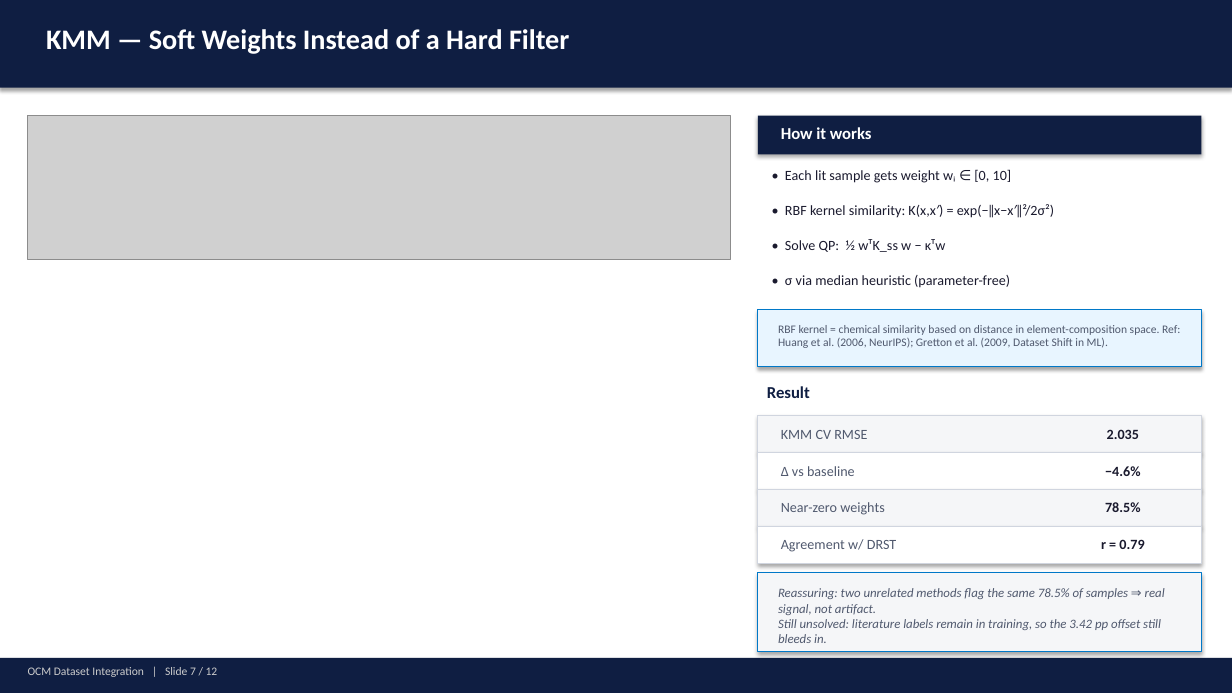
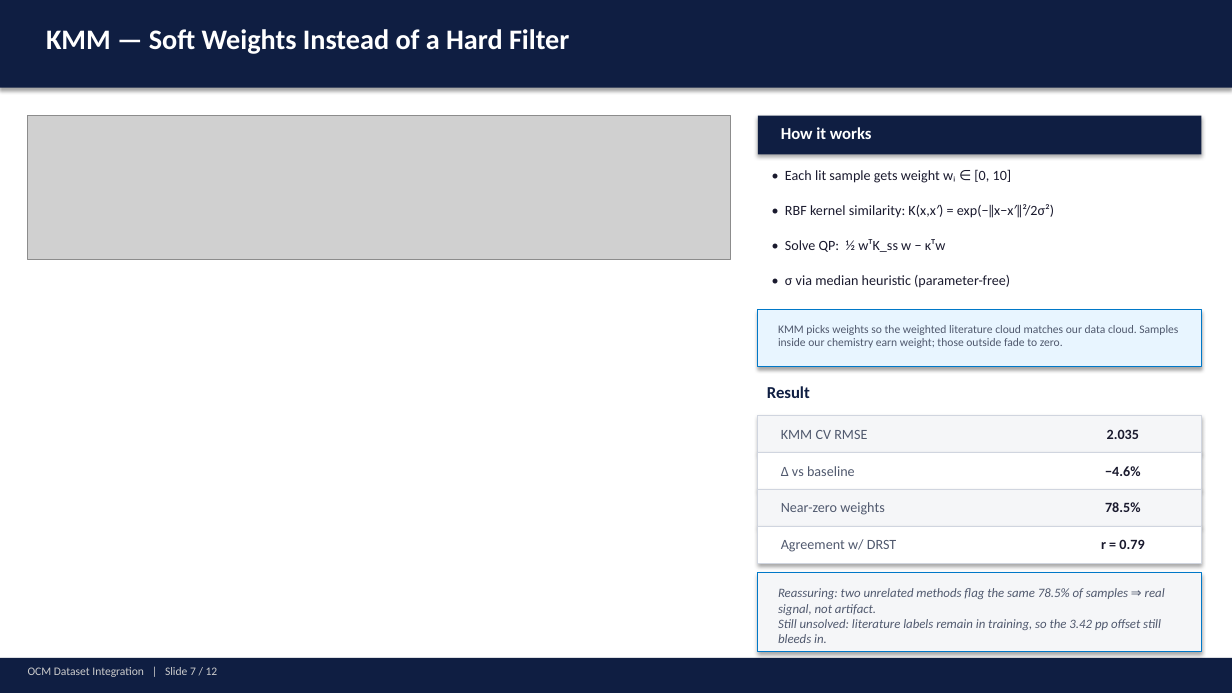
Before and after one commit to ParthN9i4/OCM-Dataset-JAIST, a slide deck: slide 7 of ocm_presentation.pptx. Drawn at 1232x693 pixels with LibreOffice and Linux fonts; fonts in the diff are those of the drawing; grey boxes stand for pictures. Boxes give left, top, right and bottom in pixels: in the first picture for what was removed or moved away, otherwise in the second. Text is boxed around its words. In the diff, an @@ line names an element or a change of style, - is before the commit and + after.

```diff
--- a/ocm_presentation.pptx
+++ b/ocm_presentation.pptx
@@ text at [778, 325, 1178, 348]: text changed @@
-RBF kernel = chemical similarity based on distance in element-composition space. Ref: Huang et al. (2006, NeurIPS); Gretton et al. (2009, Dataset Shift in ML).
+KMM picks weights so the weighted literature cloud matches our data cloud. Samples inside our chemistry earn weight; those outside fade to zero.
```
Also in this commit, not shown: 5 other slides changed, 1 slide added, 1 slide removed, 4 other files.
